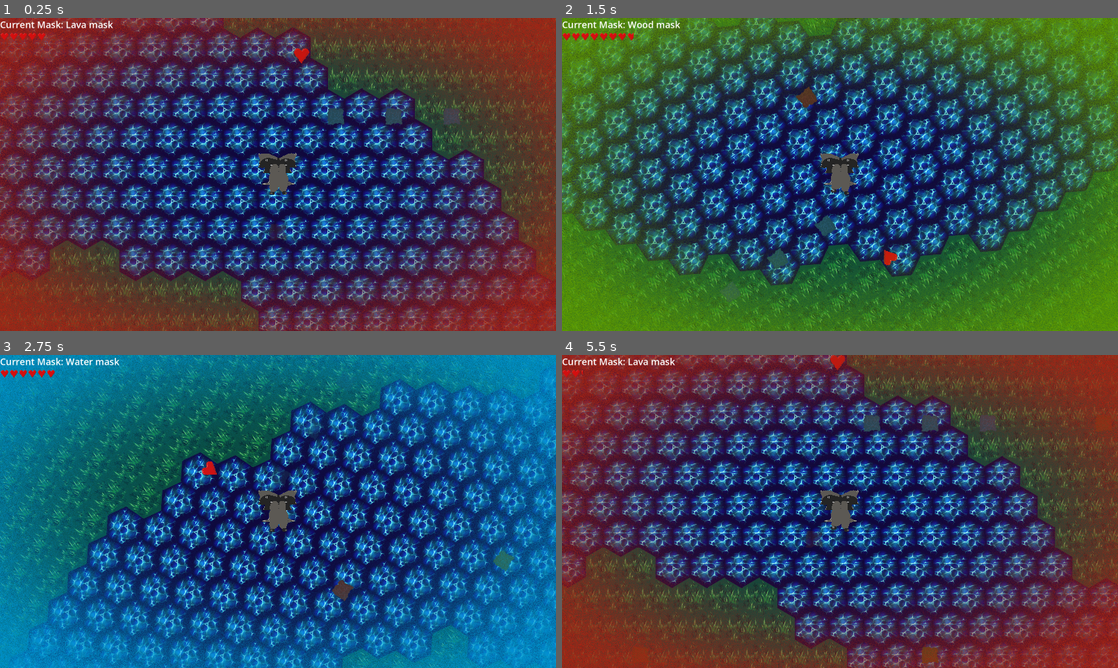
Above: before the commit, frames 1-4 (two rows, left to right).
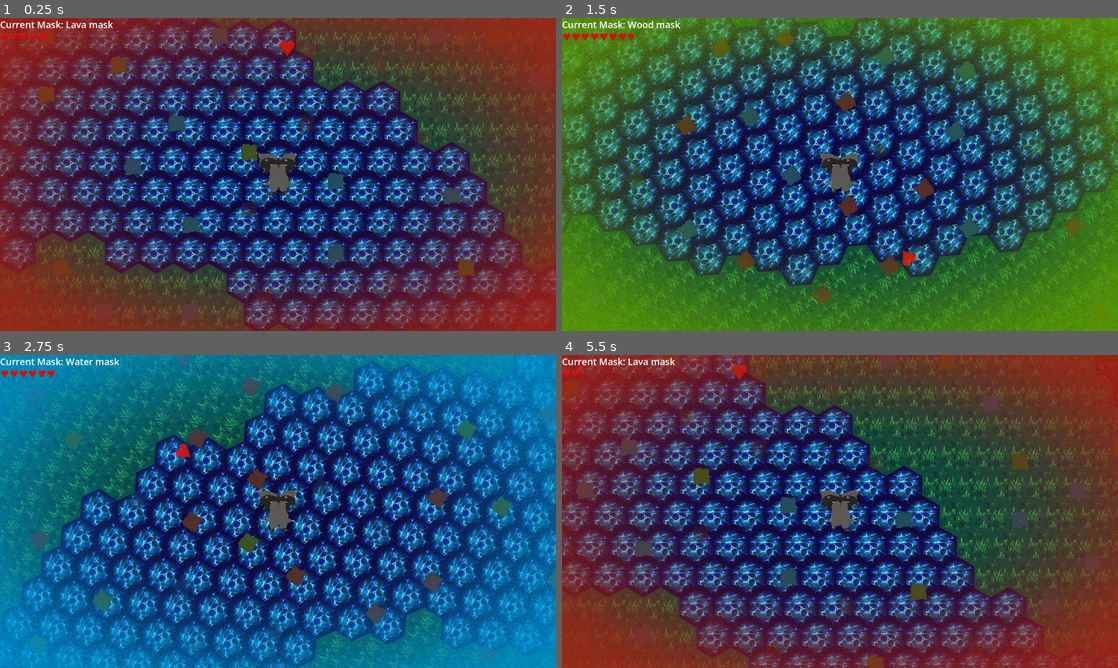
Above: after the commit, the same moments.

Repository: ccoors/mask
Game: Godot game, scene res://scenes/main_scene.tscn
Same seed, same stepped clock (60 frames per second), same inputs: the game is played once before the commit and once after it.
Inputs:
- Up to frame 1 (0.25 s): no input
- Up to frame 2 (1.5 s): tap Enter at 0.5 s; hold Right (right) 0.53-1.28 s; tap 1 (mask_1) at 0.6 s; hold Down (down) from 1.28 s (still down); tap 2 (mask_2) at 1.35 s
- Up to frame 3 (2.75 s): release Down (down) at 2.03 s; hold Right (right) from 2.03 s (still down); tap 3 (mask_3) at 2.1 s
- Up to frame 4 (5.5 s): release Right (right) at 2.78 s; hold Up (up) 2.78-3.53 s; tap one key every 0.75 s from 2.85 s: 1 (mask_1) 2 (mask_2) 3 (mask_3) 1 (mask_1); hold Left (left) 3.53-5.03 s; hold Down (down) from 5.03 s (still down)

The runs differ from the first frame. In frame 1, 52% of the frame differs, in the area x 0-100%, y 0-100%; in frame 2, 58%; in frame 3, 54%; in frame 4, 59%.

Commit message:
update item generator, update tile generator

Diff:
--- a/scenes/level.tscn
+++ b/scenes/level.tscn
@@ -13,5 +13,5 @@
 
 [node name="item_spawn" type="Node2D" parent="." unique_id=1616170235]
 script = ExtResource("4_mx8sn")
-size = 20
-_seed = 4211564508
+min_dist = 4
+_seed = 48291795
--- a/scripts/item_generator.gd
+++ b/scripts/item_generator.gd
@@ -1,6 +1,6 @@
 @tool
 extends Node2D
-class_name Obstacles
+class_name ItemGenerator
 
 const SteinResource = preload("res://scenes/stein.tscn")
 
@@ -10,11 +10,22 @@
             size = value
             gen_map()
 
+@export var min_dist: int = 10:
+    set(value):
+        if value > 0:
+            min_dist = value
+            gen_map()
+
 @export_tool_button("Recreate Map") var execute_action = gen_map
 
 @export var _seed: int = 0:
     set(value):
         _seed = value
+        gen_map()
+
+@export var perlin_threshold: float = 0.75:
+    set(value):
+        perlin_threshold = value
         gen_map()
 
 @export var obstacles: Array[Node3D] = []
@@ -24,31 +35,34 @@
 func randomize_seed():
     _seed = randi()
 
+func is_close(lst: Array[Vector2i], pos: Vector2i) -> bool:
+    for itm in lst:
+        if itm.distance_to(pos) < min_dist:
+            return true
+    return false
+
 func gen_map():
     for node in get_children():
         node.free()
-    # var noise = FastNoiseLite.new()
-    # noise.seed = _seed
-    # noise.noise_type = FastNoiseLite.TYPE_PERLIN
-    # noise.frequency = 0.5
-    # noise.fractal_lacunarity = 2
-    # noise.fractal_octaves = 3
-    var last_x = 0
-    var last_y = 0
+    print("Recreate items...")
+    var noise = FastNoiseLite.new()
+    noise.seed = _seed
+    noise.noise_type = FastNoiseLite.TYPE_PERLIN
+    noise.frequency = 0.5
+    noise.fractal_lacunarity = 2
+    noise.fractal_octaves = 3
+    var last: Array[Vector2i] = []
     var halfsize = ceil(float(size)/2)
     for y in range(-halfsize, halfsize):
-        last_y += 1
-        if last_y < randi() % 20:
-            continue
-        last_x = 0
         for x in range(-halfsize, halfsize):
-            last_x += 1
-            if last_x < randi() % 20:
-                last_x = 0
+            if (noise.get_noise_2d(x, y) + 0.5) < perlin_threshold:
                 continue
+            if is_close(last, Vector2i(x, y)):
+                continue
+            last.append(Vector2i(x, y))
             var obst = SteinResource.instantiate()
             obst.mask_id = randi() % 3
-            obst.position = Vector2(x*200, y*200)
+            obst.position = Vector2(x*50, y*50)
 
             add_child(obst)
-    print("done")
+    print("Item generation done")
--- a/scripts/tile_generator.gd
+++ b/scripts/tile_generator.gd
@@ -23,6 +23,7 @@
 
 func gen_map() -> void:
     clear()
+    print("Recreate tiles...")
     var noise = FastNoiseLite.new()
     noise.seed = _seed
     noise.noise_type = FastNoiseLite.TYPE_PERLIN
@@ -37,3 +38,4 @@
             if tile_id > 2:
                 tile_id = 2
             set_cell(Vector2i(x, y), tile_id, Vector2i.ZERO)
+    print("Tile generation done")
